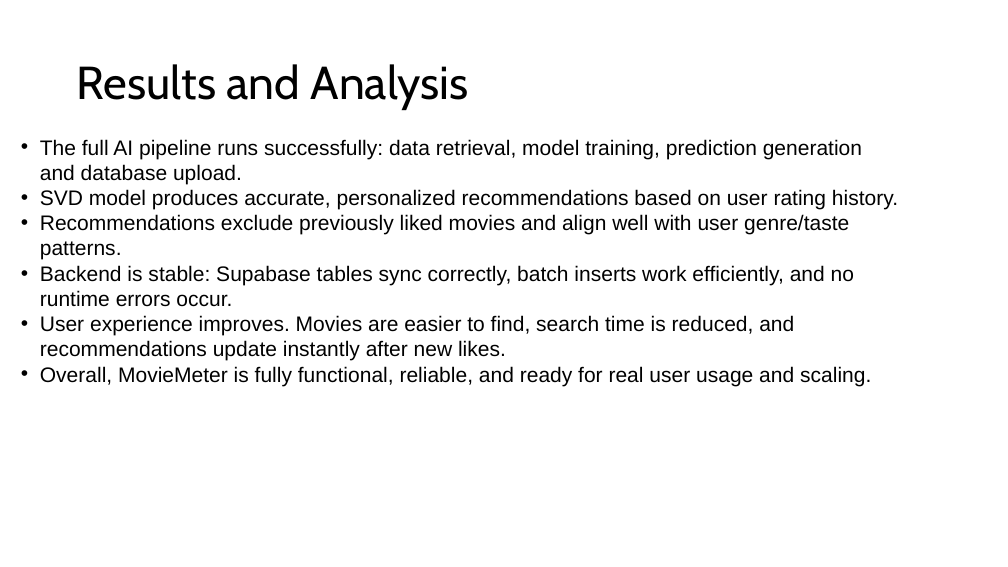
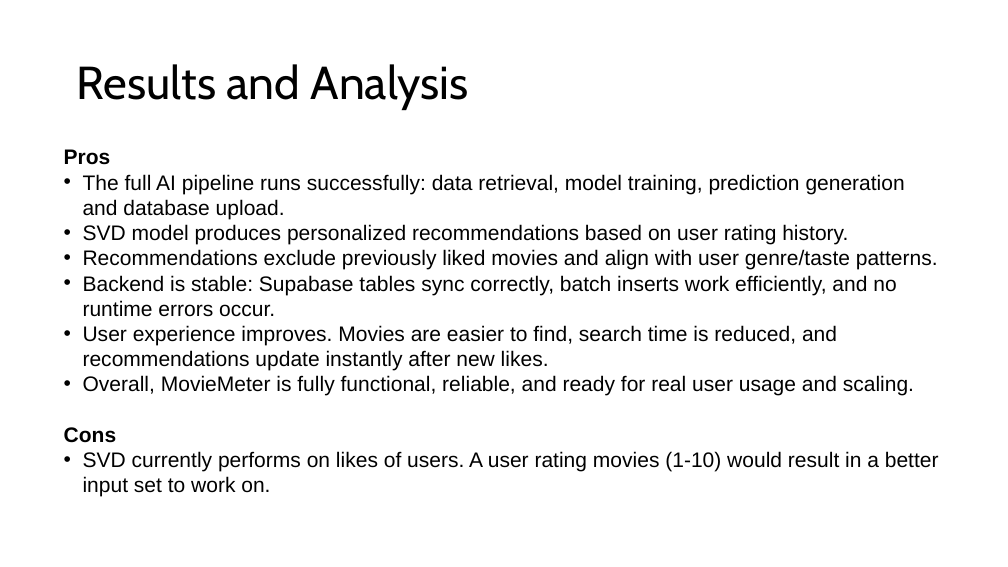
Before and after one commit to RaiiDeNx7/MovieMeter, a slide deck: slide 9 of Documentation/Final Presentation Slides.pptx (slide 8 before the commit). Drawn at 1008x567 pixels with LibreOffice and Linux fonts; fonts in the diff are those of the drawing. Boxes give left, top, right and bottom in pixels: in the first picture for what was removed or moved away, otherwise in the second. Text is boxed around its words. In the diff, an @@ line names an element or a change of style, - is before the commit and + after.

```diff
--- a/Documentation/Final Presentation Slides.pptx
+++ b/Documentation/Final Presentation Slides.pptx
@@ text "Pros": place and size @@
-text "Pros" at bbox=[40, 139, 898, 386]
+text "Pros" at bbox=[64, 149, 939, 497]
@@ text at bbox=[64, 149, 111, 165]: paragraph added @@
+Pros
@@ text at bbox=[83, 224, 938, 270]: text changed @@
-• SVD model produces accurate, personalized recommendations based on user rating history.
-• Recommendations exclude previously liked movies and align well with user genre/taste patterns.
+• SVD model produces personalized recommendations based on user rating history.
+• Recommendations exclude previously liked movies and align with user genre/taste patterns.
@@ text at bbox=[64, 427, 939, 497]: paragraphs added @@
+Cons
+• SVD currently performs on likes of users. A user rating movies (1-10) would result in a better input set to work on.
```
Also in this commit, not shown: 2 other slides changed, 3 slides added, 2 slides removed, 7 other files.
